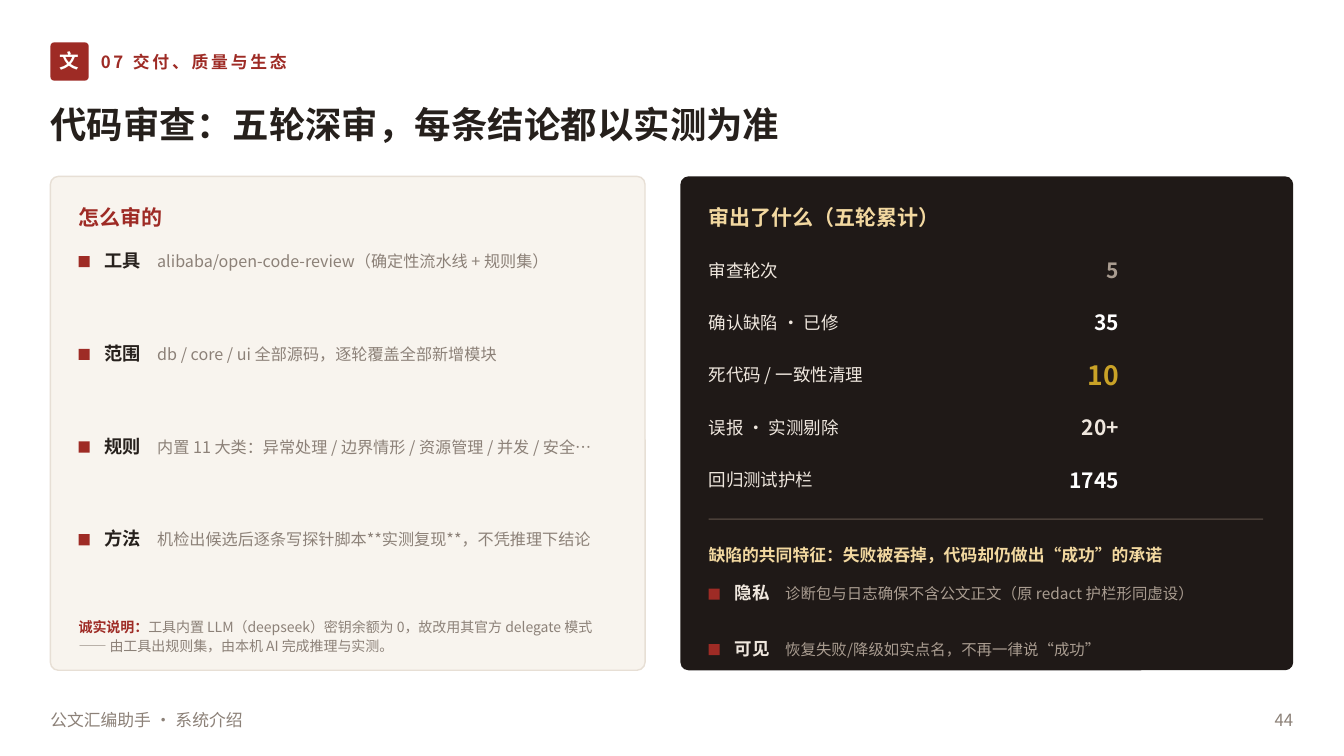
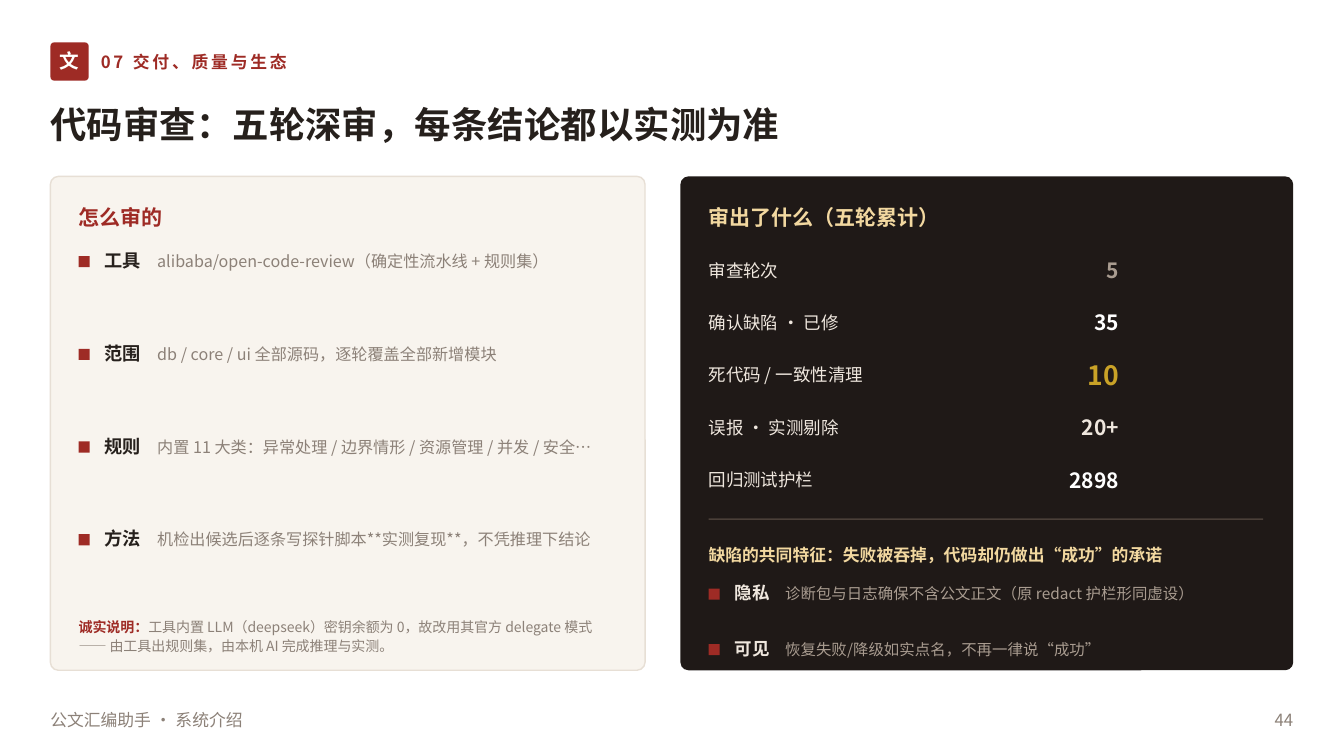
Before and after one commit to lzh745200/gwtool, a slide deck: slide 44 of doc/公文汇编助手-系统介绍.pptx. Drawn at 1344x756 pixels with LibreOffice and Linux fonts; fonts in the diff are those of the drawing. Boxes give left, top, right and bottom in pixels: in the first picture for what was removed or moved away, otherwise in the second. Text is boxed around its words. In the diff, an @@ line names an element or a change of style, - is before the commit and + after.

```diff
--- a/doc/公文汇编助手-系统介绍.pptx
+++ b/doc/公文汇编助手-系统介绍.pptx
@@ text at bbox=[1069, 472, 1119, 489]: text changed @@
-1745
+2898
```
Also in this commit, not shown: 8 other slides changed, 3 slides added, 2 slides removed, 36 other files.
